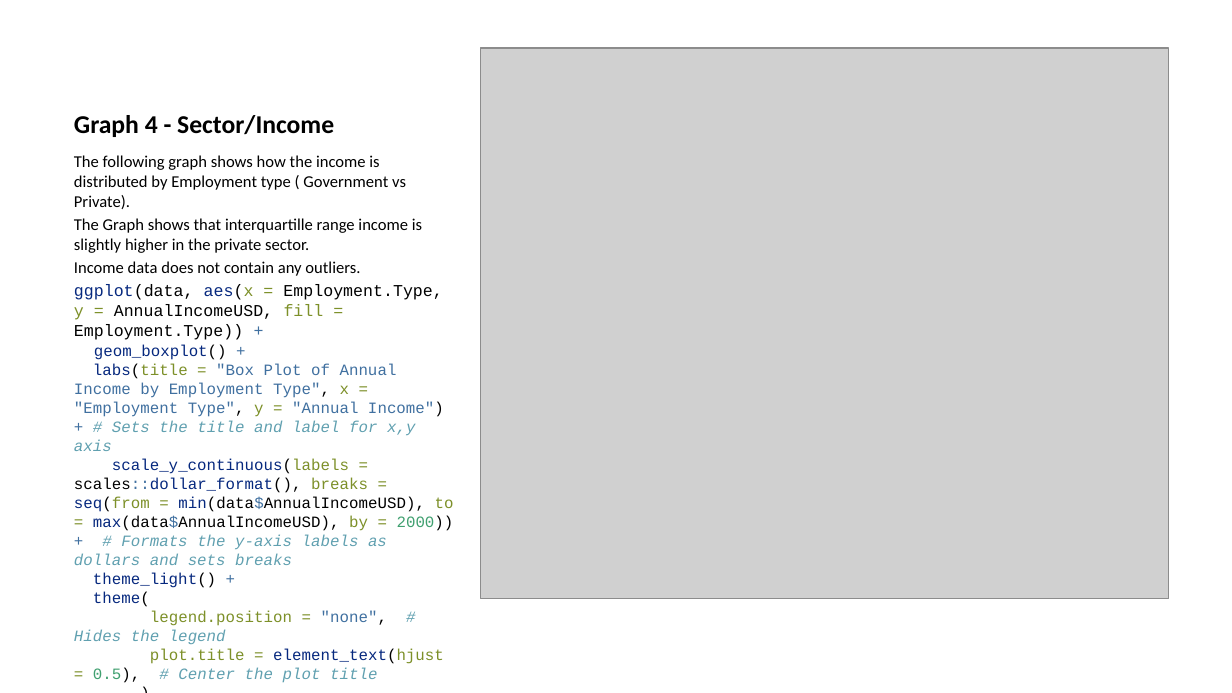
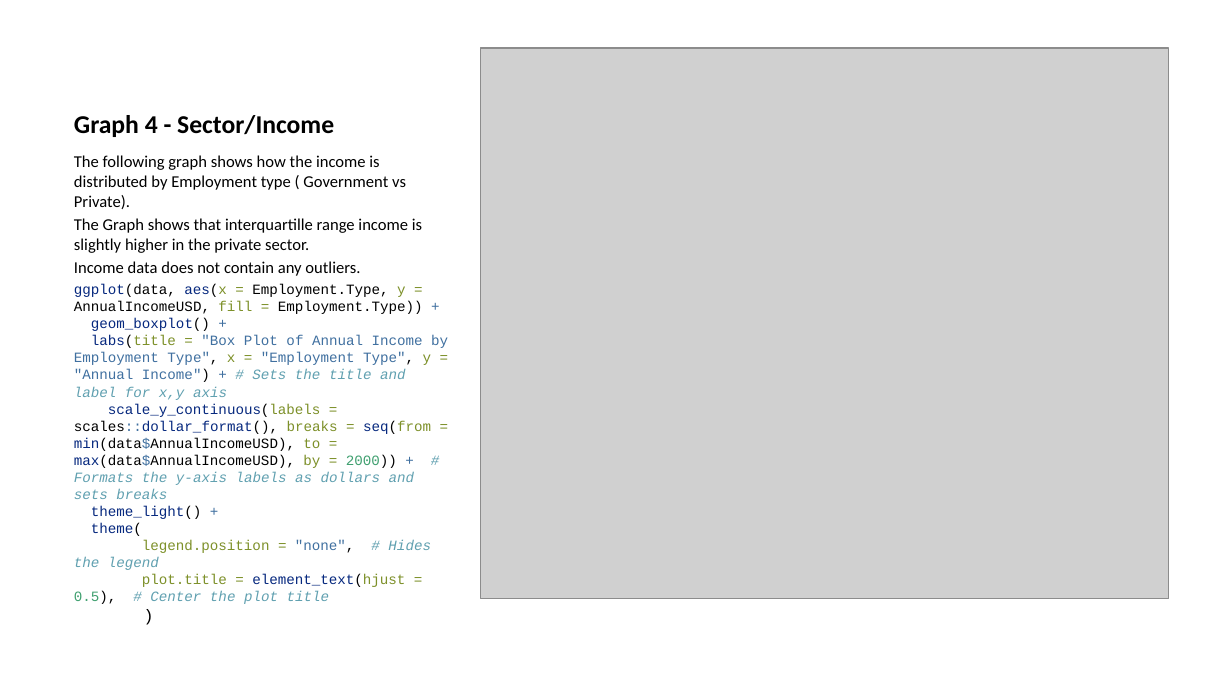
Before and after one commit to KevinDLopez/CECS450-Project1, a slide deck: slide 8 of Project_code.pptx. Drawn at 1232x693 pixels with LibreOffice and Linux fonts; fonts in the diff are those of the drawing; grey boxes stand for pictures. Boxes give left, top, right and bottom in pixels: in the first picture for what was removed or moved away, otherwise in the second. Text is boxed around its words. In the diff, an @@ line names an element or a change of style, - is before the commit and + after.

```diff
--- a/Project_code.pptx
+++ b/Project_code.pptx
@@ text at box(74, 284, 448, 604): size 9.7 to 8.3 pt in "ggplot(data, aes(x = Employment.Type, y = AnnualIncomeUSD, ..."; size 9.2 to 8.3 pt in "geom_boxplot() + labs(title = "Box Plot of ..."; size 9.2 to 9.7 pt in ")" @@
```
Also in this commit, not shown: 6 other slides changed, 1 slide removed, 3 other files.
